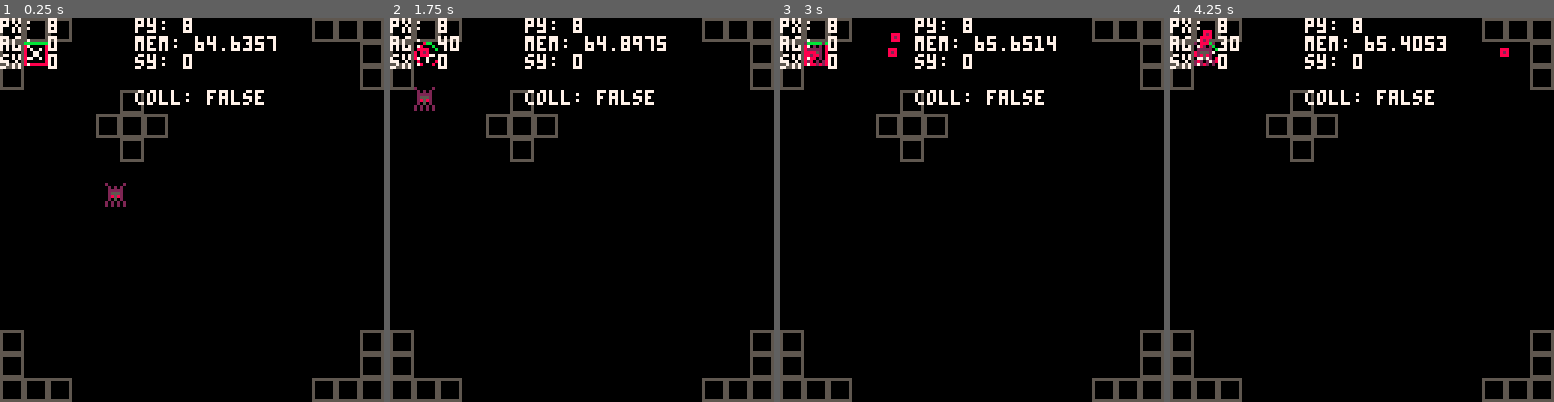
Above: before the commit, frames 1-4 (left to right).
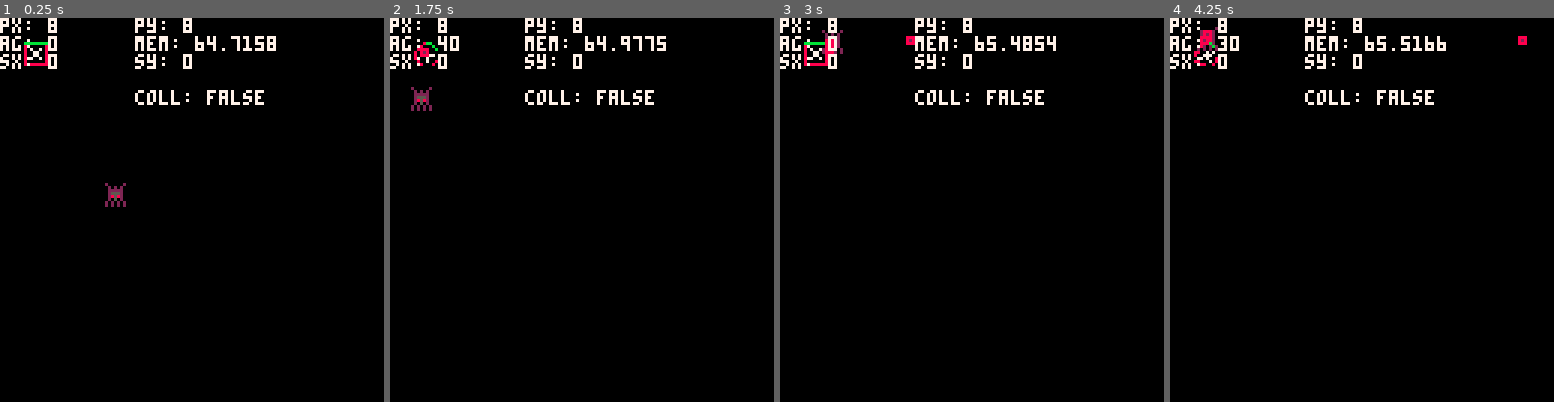
Above: after the commit, the same moments.

Repository: kbrewington/Negation
Game: PICO-8 cartridge negation.p8
Same seed, same stepped clock (60 frames per second), same inputs: the game is played once before the commit and once after it.
Inputs:
- Up to frame 1 (0.25 s): no input
- Up to frame 2 (1.75 s): tap X (X key) at 0.33, 1.07 s; tap O (Z key) at 0.7, 1.7 s; hold Right from 1.6 s (still down)
- Up to frame 3 (3 s): tap X (X key) at 1.85, 2.97 s; release Right at 2.1 s; tap O (Z key) at 2.1, 2.5, 2.9 s; hold Up 2.15-2.42 s; hold Right from 2.47 s (still down)
- Up to frame 4 (4.25 s): release Right at 3.03 s; hold Left 3.08-3.58 s; tap O (Z key) at 3.3, 3.7, 4.1 s; hold Down 3.63-3.97 s; hold Right from 4.02 s (still down); tap X (X key) at 4.08 s

The runs differ from the first frame. In frame 1, 4.1% of the frame differs, in the area x 0-100%, y 0-100%; in frame 2, 4.3%; in frame 3, 4.5%; in frame 4, 4.4%.

Commit message:
Added exploder and buggy code

Diff:
--- a/negation.p8
+++ b/negation.p8
@@ -1,6 +1,7 @@
 pico-8 cartridge // http://www.pico-8.com
 version 8
 __lua__
+--this is the new ver.
 --------------------------------------------------------------------------------
 --------------------------------- global variables  ----------------------------
 --------------------------------------------------------------------------------
@@ -111,6 +112,32 @@
   return e
 end
 
+
+--Joshua Cheseman
+--[[function exploder(spawn_x,spawn_y)
+  local ex ={}
+  ex.sprite=134
+  ex.angle=360
+  ex.speed=.4
+  ex.x=(spawn_x or 20)
+  ex.y=(spawn_y or 20)
+  ex.hitbox={['x']=ex.x,
+              ['y']=ex.y,
+              ['dx']=ex.x+7,
+              ['dy']=ey.y+7}]
+  ex.update_hitbox=function(x,y)
+                    ex.hitbox.x=x
+                    ex.hitbox.y=y
+                    ex.hitbox.dx=x+7
+                    ex.hitbox.dy=y+7
+                  end
+  ex.move=function()
+          path=minimum_neighbor(node(ex.x,ex.y), node(player.x,player.y))
+        end
+      return ex
+end
+--]]
+
 --[[
   bullet object
 ]]
@@ -202,9 +229,9 @@
   return 'false'
 end
 
--- http://lua-users.org/wiki/SimpleRound
-function round(num, numDecimalPlaces)
-  local mult = 10^(numDecimalPlaces or 0)
+-- http://lua-users.org/wiki/simpleround
+function round(num, numdecimalplaces)
+  local mult = 10^(numdecimalplaces or 0)
   return flr(num * mult + 0.5) / mult
 end
 
@@ -301,8 +328,8 @@
 --]]
 
 --[[
-    basic enemy AI pathfinding
-    -- TODO break ties in a lifo manner
+    basic enemy ai pathfinding
+    -- todo break ties in a lifo manner
 ]]
 function astar(start, goal)
   map = {}
@@ -427,6 +454,7 @@
 function _init()
   --boss1 = boss(20, 20, 128)
   add(basic_enemies, enemy(40, 60))
+  --add(basic_enemies,exploder(50,70))
 end --end _init()
 
 
@@ -525,15 +553,25 @@
   map(0, 0, map_.sx, map_.sy, 128, 128)
 
   spr_r(player.sprite, player.x, player.y, player.angle, 1, 1)
-
+  pset()
   for e in all(basic_enemies) do
     -- this should never happen, but just in case:
     delete_offscreen(basic_enemies, e)
 
     spr(e.sprite, e.x, e.y)
+
     e.move()
-  end
-
+
+  end
+
+--Joshua Cheseman
+--[[
+  for ex in all (basic_enemies)do
+
+    spr(ex.sprite,ex.x,ey.y)
+
+    ex.move()
+--]]
   for b in all(bullets) do
     -- first delete offscreen bullets:
     delete_offscreen(bullets, b)
@@ -683,165 +721,165 @@
 0001000000000000000000000000000000000000000000000000000000000000000000000000000000000000000000000000000000000000000000000000000000000000000000000000000000000000000000000000000000000000000000000000000000000000000000000000000000000000000000000000000000000000
 0000000000000000000000000000000000000000000000000000000000000000000000000000000000000000000000000000000000000000000000000000000000000000000000000000000000000000000000000000000000000000000000000000000000000000000000000000000000000000000000000000000000000000
 __map__
-0101010000000000000000000001010100000000000000000000000000000000000000000000000000000000000000000000000000000000000000000000000000000000000000000000000000000000000000000000000000000000000000000000000000000000000000000000000000000000000000000000000000000000
-0100000000000000000000000000000100000000000000000000000000000000000000000000000000000000000000000000000000000000000000000000000000000000000000000000000000000000000000000000000000000000000000000000000000000000000000000000000000000000000000000000000000000000
-0100000000000000000000000000000100000000000000000000000000000000000000000000000000000000000000000000000000000000000000000000000000000000000000000000000000000000000000000000000000000000000000000000000000000000000000000000000000000000000000000000000000000000
-0000000000010000000000000000000000000000000000000000000000000000000000000000000000000000000000000000000000000000000000000000000000000000000000000000000000000000000000000000000000000000000000000000000000000000000000000000000000000000000000000000000000000000
-0000000001010100000000000000000000000000000000000000000000000000000000000000000000000000000000000000000000000000000000000000000000000000000000000000000000000000000000000000000000000000000000000000000000000000000000000000000000000000000000000000000000000000
-0000000000010000000000000000000000000000000000000000000000000000000000000000000000000000000000000000000000000000000000000000000000000000000000000000000000000000000000000000000000000000000000000000000000000000000000000000000000000000000000000000000000000000
-0000000000000000000000000000000000000000000000000000000000000000000000000000000000000000000000000000000000000000000000000000000000000000000000000000000000000000000000000000000000000000000000000000000000000000000000000000000000000000000000000000000000000000
-0000000000000000000000000000000000000000000000000000000000000000000000000000000000000000000000000000000000000000000000000000000000000000000000000000000000000000000000000000000000000000000000000000000000000000000000000000000000000000000000000000000000000000
-0000000000000000000000000000000000000000000000000000000000000000000000000000000000000000000000000000000000000000000000000000000000000000000000000000000000000000000000000000000000000000000000000000000000000000000000000000000000000000000000000000000000000000
-0000000000000000000000000000000000000000000000000000000000000000000000000000000000000000000000000000000000000000000000000000000000000000000000000000000000000000000000000000000000000000000000000000000000000000000000000000000000000000000000000000000000000000
-0000000000000000000000000000000000000000000000000000000000000000000000000000000000000000000000000000000000000000000000000000000000000000000000000000000000000000000000000000000000000000000000000000000000000000000000000000000000000000000000000000000000000000
-0000000000000000000000000000000000000000000000000000000000000000000000000000000000000000000000000000000000000000000000000000000000000000000000000000000000000000000000000000000000000000000000000000000000000000000000000000000000000000000000000000000000000000
-0000000000000000000000000000000000000000000000000000000000000000000000000000000000000000000000000000000000000000000000000000000000000000000000000000000000000000000000000000000000000000000000000000000000000000000000000000000000000000000000000000000000000000
-0100000000000000000000000000000100000000000000000000000000000000000000000000000000000000000000000000000000000000000000000000000000000000000000000000000000000000000000000000000000000000000000000000000000000000000000000000000000000000000000000000000000000000
-0100000000000000000000000000000100000000000000000000000000000000000000000000000000000000000000000000000000000000000000000000000000000000000000000000000000000000000000000000000000000000000000000000000000000000000000000000000000000000000000000000000000000000
-0101010000000000000000000001010100000000000000000000000000000000000000000000000000000000000000000000000000000000000000000000000000000000000000000000000000000000000000000000000000000000000000000000000000000000000000000000000000000000000000000000000000000000
-0000000000000000000000000000000000000000000000000000000000000000000000000000000000000000000000000000000000000000000000000000000000000000000000000000000000000000000000000000000000000000000000000000000000000000000000000000000000000000000000000000000000000000
-0000000000000000000000000000000000000000000000000000000000000000000000000000000000000000000000000000000000000000000000000000000000000000000000000000000000000000000000000000000000000000000000000000000000000000000000000000000000000000000000000000000000000000
-0000000000000000000000000000000000000000000000000000000000000000000000000000000000000000000000000000000000000000000000000000000000000000000000000000000000000000000000000000000000000000000000000000000000000000000000000000000000000000000000000000000000000000
-0000000000000000000000000000000000000000000000000000000000000000000000000000000000000000000000000000000000000000000000000000000000000000000000000000000000000000000000000000000000000000000000000000000000000000000000000000000000000000000000000000000000000000
-0000000000000000000000000000000000000000000000000000000000000000000000000000000000000000000000000000000000000000000000000000000000000000000000000000000000000000000000000000000000000000000000000000000000000000000000000000000000000000000000000000000000000000
-0000000000000000000000000000000000000000000000000000000000000000000000000000000000000000000000000000000000000000000000000000000000000000000000000000000000000000000000000000000000000000000000000000000000000000000000000000000000000000000000000000000000000000
-0000000000000000000000000000000000000000000000000000000000000000000000000000000000000000000000000000000000000000000000000000000000000000000000000000000000000000000000000000000000000000000000000000000000000000000000000000000000000000000000000000000000000000
-0000000000000000000000000000000000000000000000000000000000000000000000000000000000000000000000000000000000000000000000000000000000000000000000000000000000000000000000000000000000000000000000000000000000000000000000000000000000000000000000000000000000000000
-0000000000000000000000000000000000000000000000000000000000000000000000000000000000000000000000000000000000000000000000000000000000000000000000000000000000000000000000000000000000000000000000000000000000000000000000000000000000000000000000000000000000000000
-0000000000000000000000000000000000000000000000000000000000000000000000000000000000000000000000000000000000000000000000000000000000000000000000000000000000000000000000000000000000000000000000000000000000000000000000000000000000000000000000000000000000000000
-0000000000000000000000000000000000000000000000000000000000000000000000000000000000000000000000000000000000000000000000000000000000000000000000000000000000000000000000000000000000000000000000000000000000000000000000000000000000000000000000000000000000000000
-0000000000000000000000000000000000000000000000000000000000000000000000000000000000000000000000000000000000000000000000000000000000000000000000000000000000000000000000000000000000000000000000000000000000000000000000000000000000000000000000000000000000000000
-0000000000000000000000000000000000000000000000000000000000000000000000000000000000000000000000000000000000000000000000000000000000000000000000000000000000000000000000000000000000000000000000000000000000000000000000000000000000000000000000000000000000000000
-0000000000000000000000000000000000000000000000000000000000000000000000000000000000000000000000000000000000000000000000000000000000000000000000000000000000000000000000000000000000000000000000000000000000000000000000000000000000000000000000000000000000000000
-0000000000000000000000000000000000000000000000000000000000000000000000000000000000000000000000000000000000000000000000000000000000000000000000000000000000000000000000000000000000000000000000000000000000000000000000000000000000000000000000000000000000000000
-0000000000000000000000000000000000000000000000000000000000000000000000000000000000000000000000000000000000000000000000000000000000000000000000000000000000000000000000000000000000000000000000000000000000000000000000000000000000000000000000000000000000000000
-…(130 lines of a section not shown)…
+c9c9c9c9c9c9c9c9c9c9c9c9c9c9c9c900000000000000000000000000000000000000000000000000000000000000000000000000000000000000000000000000000000000000000000000000000000000000000000000000000000000000000000000000000000000000000000000000000000000000000000000000000000
+c9c9c9c9c9c9c9c9c9c9c9c9c9c9c9c900000000000000000000000000000000000000000000000000000000000000000000000000000000000000000000000000000000000000000000000000000000000000000000000000000000000000000000000000000000000000000000000000000000000000000000000000000000
+c9c9c9c9c9c9c9c9c9c9c9c9c9c9c9c900000000000000000000000000000000000000000000000000000000000000000000000000000000000000000000000000000000000000000000000000000000000000000000000000000000000000000000000000000000000000000000000000000000000000000000000000000000
+c9c9c9c9c9c9c9c9c9c9c9c9c9c9c9c900000000000000000000000000000000000000000000000000000000000000000000000000000000000000000000000000000000000000000000000000000000000000000000000000000000000000000000000000000000000000000000000000000000000000000000000000000000
+c9c9c9c9c9c9c9c9c9c9c9c9c9c9c9c900000000000000000000000000000000000000000000000000000000000000000000000000000000000000000000000000000000000000000000000000000000000000000000000000000000000000000000000000000000000000000000000000000000000000000000000000000000
+c9c9c9c9c9c9c9c9c9c9c9c9c9c9c9c900000000000000000000000000000000000000000000000000000000000000000000000000000000000000000000000000000000000000000000000000000000000000000000000000000000000000000000000000000000000000000000000000000000000000000000000000000000
+c9c9c9c9c9c9c9c9c9c9c9c9c9c9c9c900000000000000000000000000000000000000000000000000000000000000000000000000000000000000000000000000000000000000000000000000000000000000000000000000000000000000000000000000000000000000000000000000000000000000000000000000000000
+c9c9c9c9c9c9c9c9c9c9c9c9c9c9c9c90000000000000000c900000000000000000000000000000000000000000000000000000000000000000000000000000000000000000000000000000000000000000000000000000000000000000000000000000000000000000000000000000000000000000000000000000000000000
+c9c9c9c9c9c9c9c9c9c9c9c9c9c9c9c9000000000000c9c90000000000000000000000000000000000000000000000000000000000000000000000000000000000000000000000000000000000000000000000000000000000000000000000000000000000000000000000000000000000000000000000000000000000000000
+c9c9c9c9c9c9c9c9c9c9c9c9c9c9c900000000c9c90000000000000000000000000000000000000000000000000000000000000000000000000000000000000000000000000000000000000000000000000000000000000000000000000000000000000000000000000000000000000000000000000000000000000000000000
+c9c9c9c9c9c9c9c9c9c9c9c9c9c9c90000c9c900000000000000000000000000000000000000000000000000000000000000000000000000000000000000000000000000000000000000000000000000000000000000000000000000000000000000000000000000000000000000000000000000000000000000000000000000
+c9c9c9c9c9c9c9c9c9c9c9c9c9c9c9c9c9c90000000000000000000000000000000000000000000000000000000000000000000000000000000000000000000000000000000000000000000000000000000000000000000000000000000000000000000000000000000000000000000000000000000000000000000000000000
+c9c9c9c9c9c9c9c9c9c9c9c9c9c9c9c9c9c9c900c9c9c9c90000000000000000000000000000000000000000000000000000000000000000000000000000000000000000000000000000000000000000000000000000000000000000000000000000000000000000000000000000000000000000000000000000000000000000
+c9c9c9c9c9c9c9c9c9c9c9c9c9c9c9c9c9c9c9c9c9c900000000000000000000000000000000000000000000000000000000000000000000000000000000000000000000000000000000000000000000000000000000000000000000000000000000000000000000000000000000000000000000000000000000000000000000
+c9c9c9c9c9c9c9c9c9c9c9c9c9c9c9c9c9c9c9c9c9c900000000000000000000000000000000000000000000000000000000000000000000000000000000000000000000000000000000000000000000000000000000000000000000000000000000000000000000000000000000000000000000000000000000000000000000
+c9c9c9c9c9c9c9c9c9c9c9c9c9c9c9c9c9c9c9c9000000000000000000000000000000000000000000000000000000000000000000000000000000000000000000000000000000000000000000000000000000000000000000000000000000000000000000000000000000000000000000000000000000000000000000000000
+c9c9c9c9c9c9c9c9c9c9c9c9c9c9c9c9c9c9c9c90000000000000000000000c9000000000000000000000000000000000000000000000000000000000000000000000000000000000000000000000000000000000000000000000000000000000000000000000000000000000000000000000000000000000000000000000000
+00c9c9c9c90000000000000000c90000c9c900c9c9c9c9000000000000000000000000000000000000000000000000000000000000000000000000000000000000000000000000000000000000000000000000000000000000000000000000000000000000000000000000000000000000000000000000000000000000000000
+0000c9c900000000000000000000000000000000000000000000000000000000000000000000000000000000000000000000000000000000000000000000000000000000000000000000000000000000000000000000000000000000000000000000000000000000000000000000000000000000000000000000000000000000
+0000000000000000000000000000000000000000000000000000000000000000000000000000000000000000000000000000000000000000000000000000000000000000000000000000000000000000000000000000000000000000000000000000000000000000000000000000000000000000000000000000000000000000
+0000000000000000000000000000000000000000000000000000000000000000000000000000000000000000000000000000000000000000000000000000000000000000000000000000000000000000000000000000000000000000000000000000000000000000000000000000000000000000000000000000000000000000
+0000000000000000000000000000000000000000000000000000000000000000000000000000000000000000000000000000000000000000000000000000000000000000000000000000000000000000000000000000000000000000000000000000000000000000000000000000000000000000000000000000000000000000
+0000000000000000000000000000000000000000000000000000000000000000000000000000000000000000000000000000000000000000000000000000000000000000000000000000000000000000000000000000000000000000000000000000000000000000000000000000000000000000000000000000000000000000
+0000000000000000000000000000000000000000000000000000000000000000000000000000000000000000000000000000000000000000000000000000000000000000000000000000000000000000000000000000000000000000000000000000000000000000000000000000000000000000000000000000000000000000
+0000000000000000000000000000000000000000000000000000000000000000000000000000000000000000000000000000000000000000000000000000000000000000000000000000000000000000000000000000000000000000000000000000000000000000000000000000000000000000000000000000000000000000
+0000000000000000000000000000000000000000000000000000000000000000000000000000000000000000000000000000000000000000000000000000000000000000000000000000000000000000000000000000000000000000000000000000000000000000000000000000000000000000000000000000000000000000
+0000000000000000000000000000000000000000000000000000000000000000000000000000000000000000000000000000000000000000000000000000000000000000000000000000000000000000000000000000000000000000000000000000000000000000000000000000000000000000000000000000000000000000
+0000000000000000000000000000000000000000000000000000000000000000000000000000000000000000000000000000000000000000000000000000000000000000000000000000000000000000000000000000000000000000000000000000000000000000000000000000000000000000000000000000000000000000
+0000000000000000000000000000000000000000000000000000000000000000000000000000000000000000000000000000000000000000000000000000000000000000000000000000000000000000000000000000000000000000000000000000000000000000000000000000000000000000000000000000000000000000
+0000000000000000000000000000000000000000000000000000000000000000000000000000000000000000000000000000000000000000000000000000000000000000000000000000000000000000000000000000000000000000000000000000000000000000000000000000000000000000000000000000000000000000
+0000000000000000000000000000000000000000000000000000000000000000000000000000000000000000000000000000000000000000000000000000000000000000000000000000000000000000000000000000000000000000000000000000000000000000000000000000000000000000000000000000000000000000
+0000000000000000000000000000000000000000000000000000000000000000000000000000000000000000000000000000000000000000000000000000000000000000000000000000000000000000000000000000000000000000000000000000000000000000000000000000000000000000000000000000000000000000
+…(130 lines of a section not shown)…
Not shown, changed: 32 lines of the sprite sheet (__gfx__) section of negation.p8
